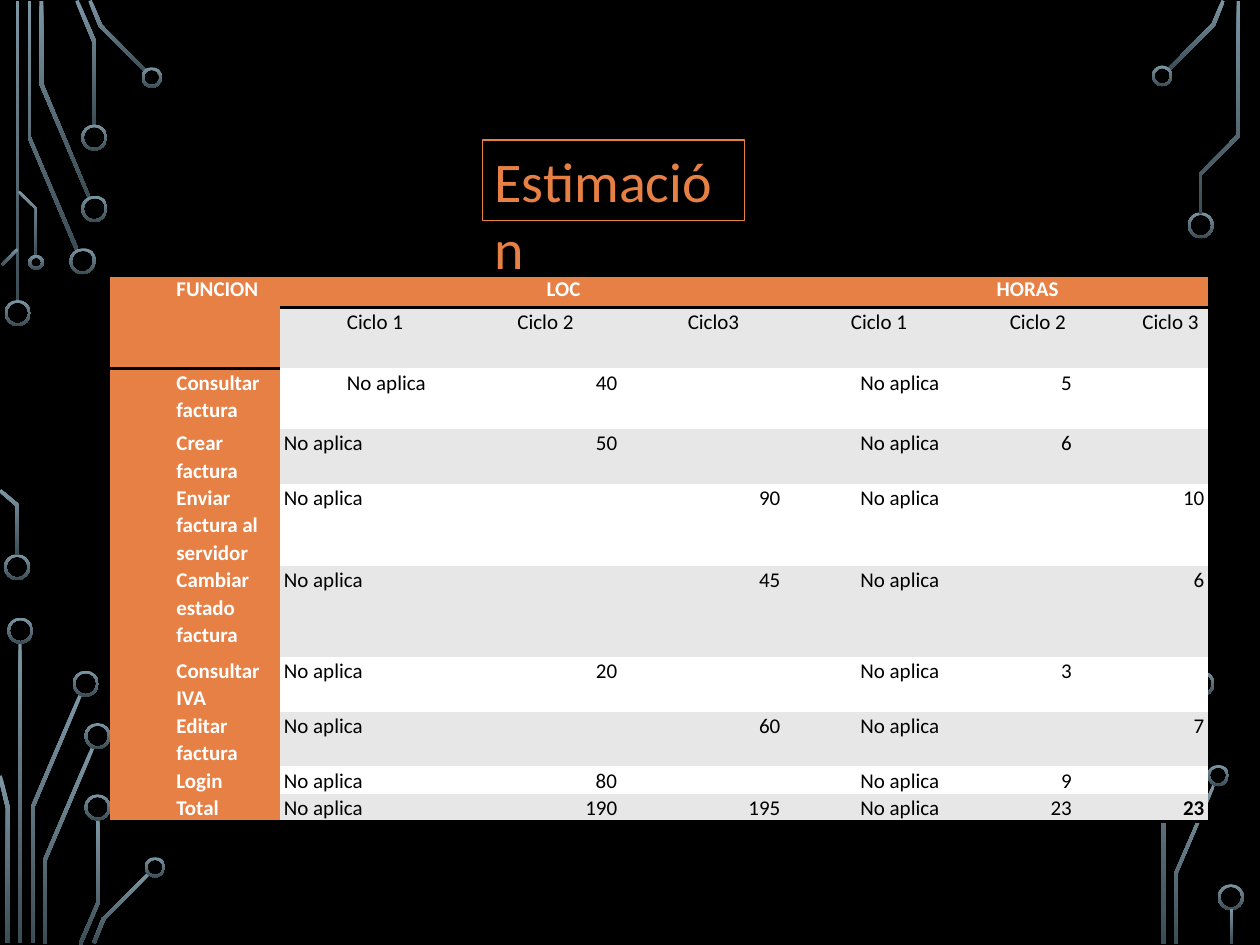
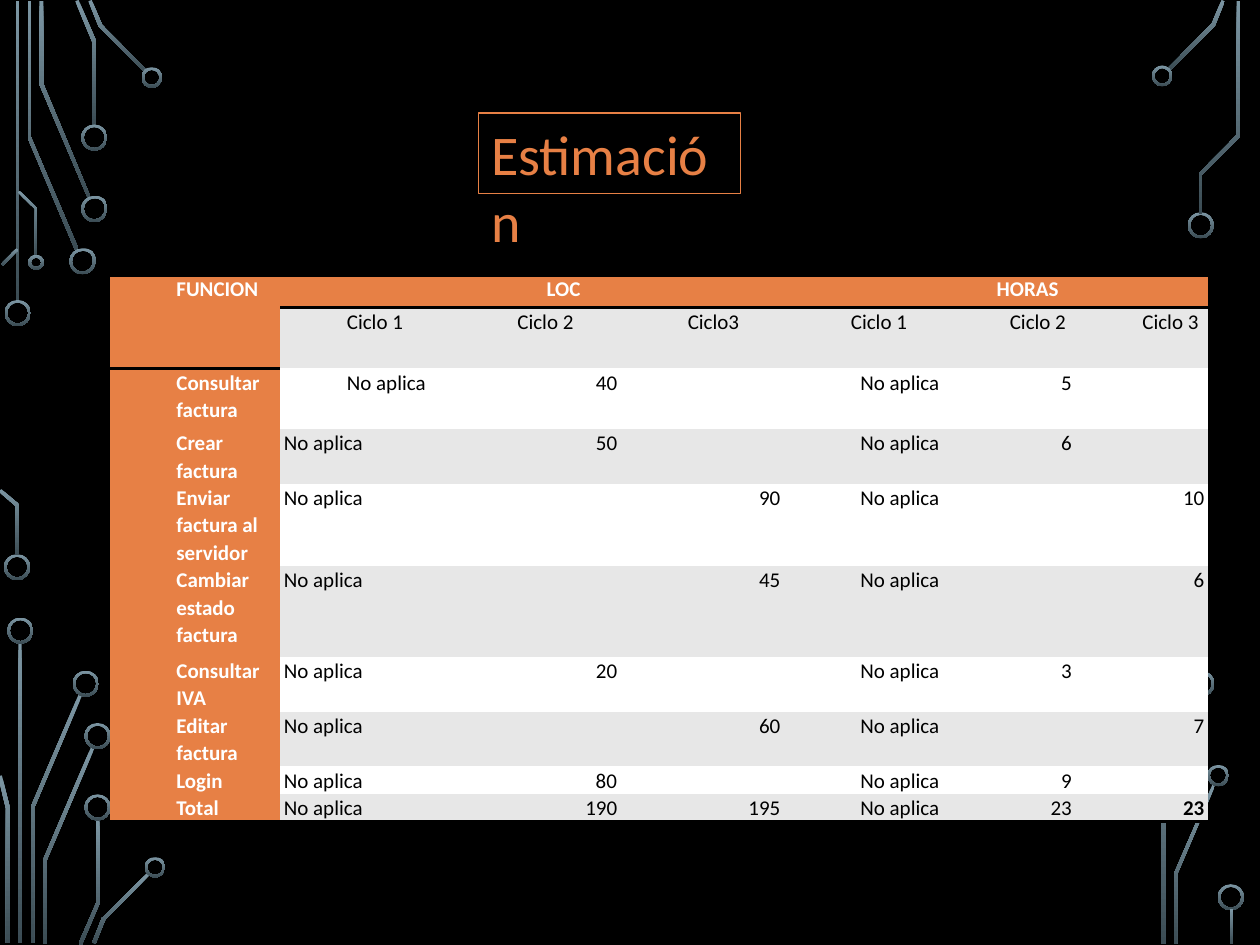
Before and after one commit to camiloXweird/IngenieriaDeSoftware, a slide deck: slide 7 of Documentos/Presentacion_PosmortemCiclo2.pptx. Drawn at 1260x945 pixels with LibreOffice and Linux fonts; fonts in the diff are those of the drawing; background and template pictures are left out. Boxes give left, top, right and bottom in pixels: in the first picture for what was removed or moved away, otherwise in the second. Text is boxed around its words. In the diff, an @@ line names an element or a change of style, - is before the commit and + after.

```diff
--- a/Documentos/Presentacion_PosmortemCiclo2.pptx
+++ b/Documentos/Presentacion_PosmortemCiclo2.pptx
@@ rectangle "Estimación": place and size @@
-rectangle "Estimación" at (483,140,745,220)
+rectangle "Estimación" at (479,113,741,194)
```
Also in this commit, not shown: 14 other slides changed, 4 slides added, 2 slides removed, 1 other file.
